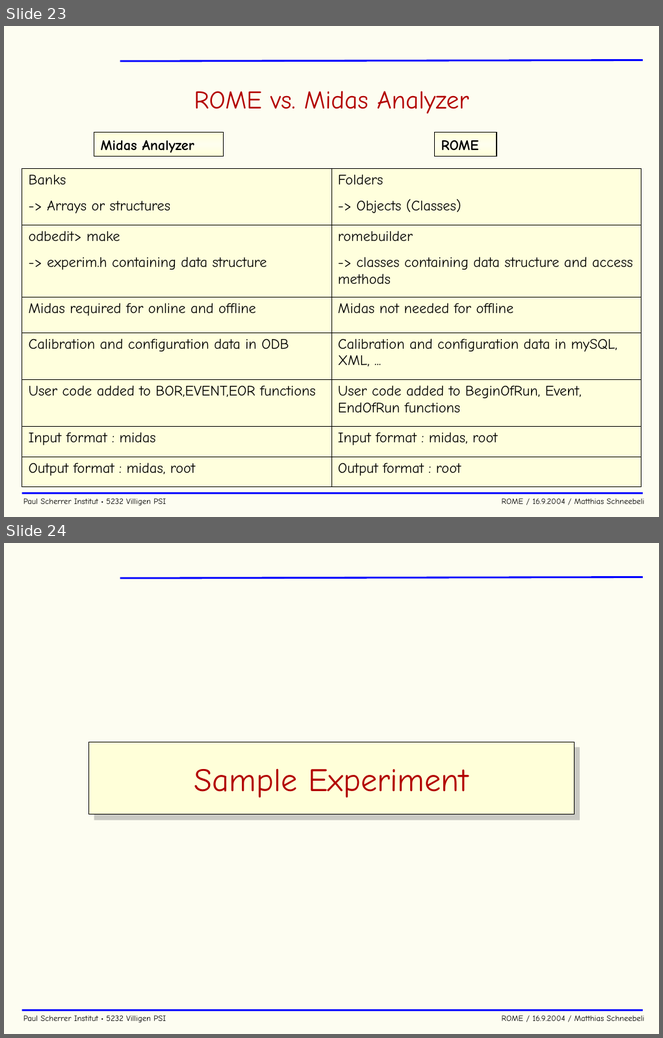
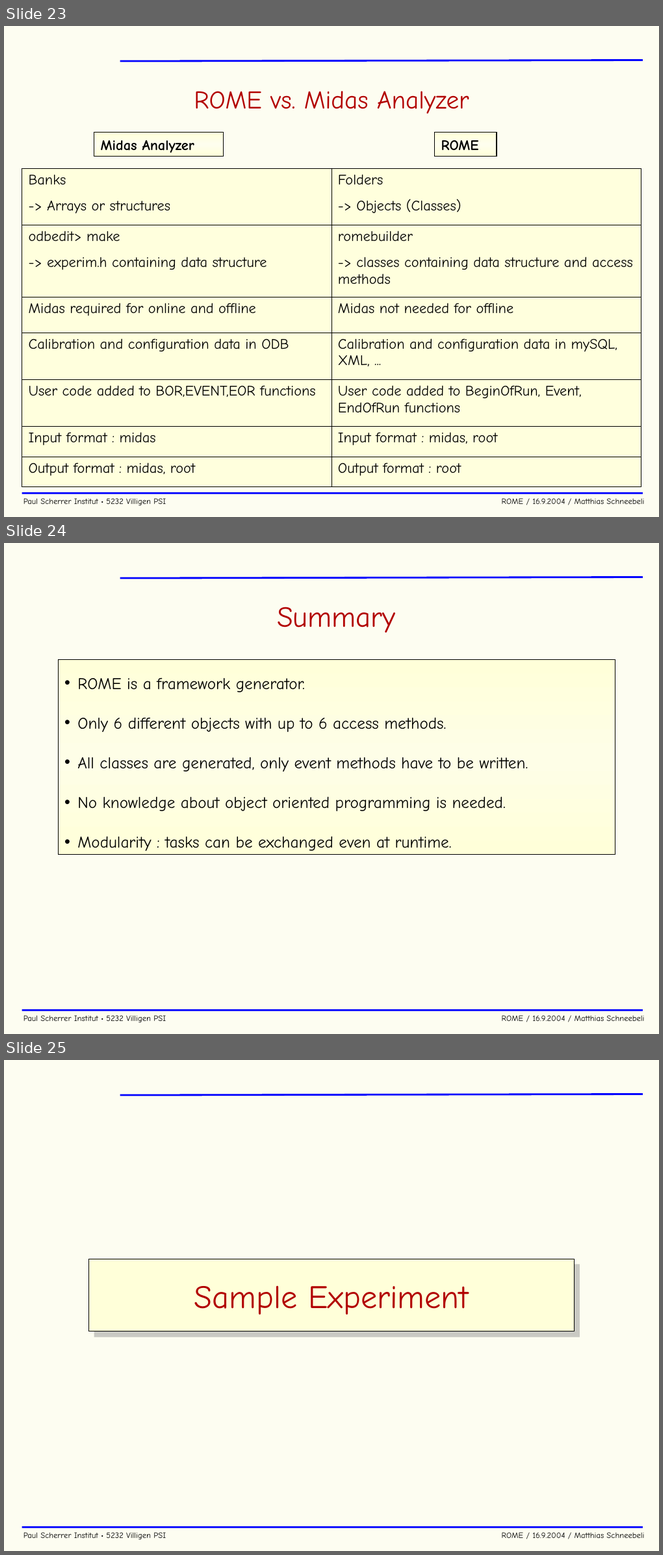
Before and after one commit to cjpl/rome, a slide deck: documentation/ROME.ppt. Shown one above the other, each under a label of ours: slides 23 and 24 before the commit, slides 23, 24 and 25 after it. The pictures are 663x1038 and 663x1555 pixels, drawn with LibreOffice and Linux fonts; fonts in the diff are those of the drawing; background and template pictures are left out. Boxes give left, top, right and bottom in pixels: in the first picture for what was removed or moved away, otherwise in the second. Text is boxed around its words. In the diff, an @@ line names an element or a change of style, - is before the commit and + after.

```diff
--- a/documentation/ROME.ppt
+++ b/documentation/ROME.ppt
@@ slide 24 added at <box>4,543,659,1034</box>, background #FDFDF1; not listed: 3 template elements that a slide beside it also shows @@
@@ title added at <box>277,607,396,633</box>, 32 pt, text #B20000 @@
+Summary
@@ rectangle added at <box>59,659,616,855</box>, fill gradient #FFFFD9 to #FEFEE7, outline #000000 0.99 pt, 18 pt, text #000000 @@
+• ROME is a framework generator.
+• Only 6 different objects with up to 6 access methods.
+• All classes are generated, only event methods have to be written.
+• No knowledge about object oriented programming is needed.
+• Modularity : tasks can be exchanged even at runtime.
@@ what was slide 24 is now slide 25 @@
```
Also in this commit, not shown: 17 slides changed, 2 other slides added, 1 slide removed, 3 other files.
